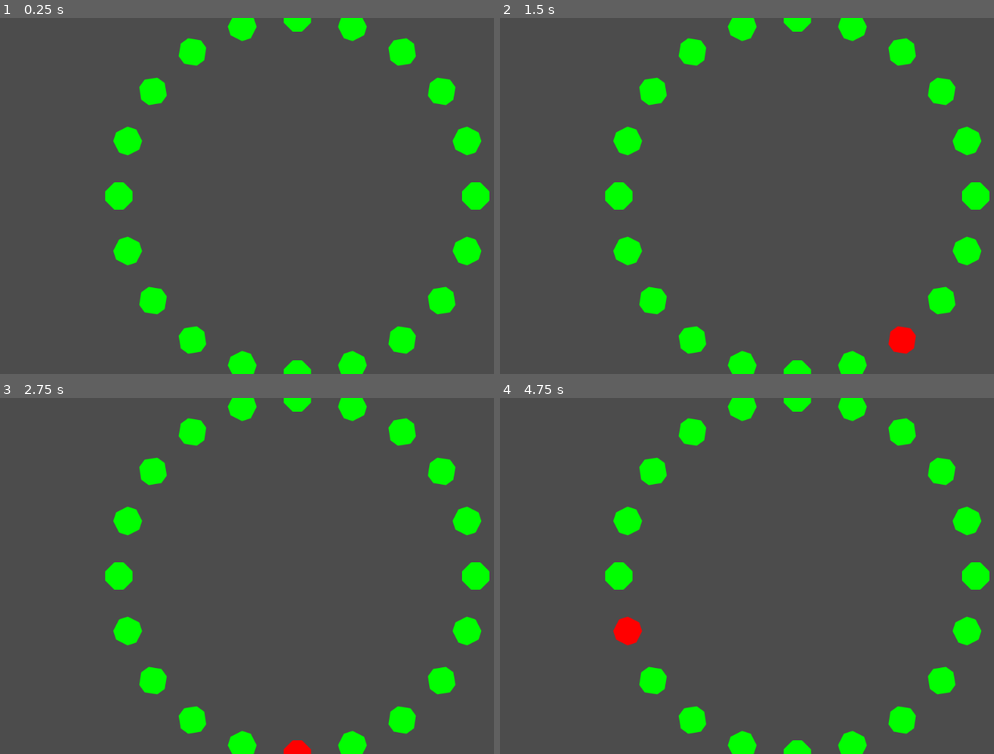
Above: before the commit, frames 1-4 (two rows, left to right).
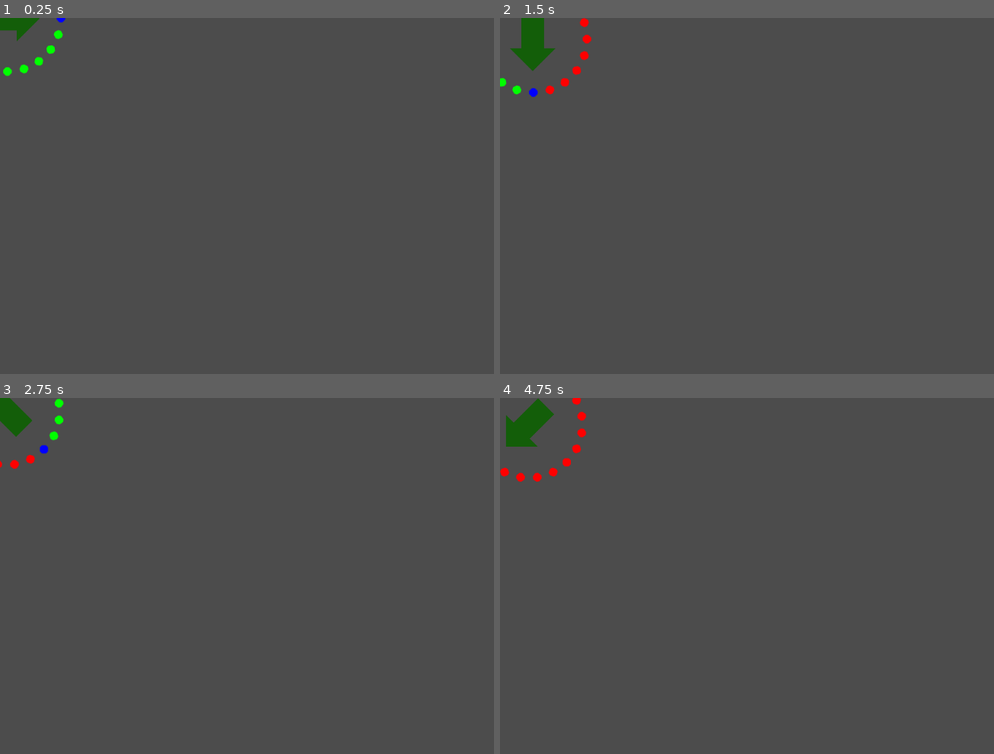
Above: after the commit, the same moments.

Repository: drunnells/buttonCommand
Game: Godot game, scene res://main.tscn
Same seed, same stepped clock (60 frames per second), same inputs: the game is played once before the commit and once after it.
Inputs:
- Up to frame 1 (0.25 s): no input
- Up to frame 2 (1.5 s): hold Space 0.53-1.28 s; tap Space at 1.35 s
- Up to frame 3 (2.75 s): tap Space at 1.52, 1.82 s; hold Space from 2.03 s (still down)
- Up to frame 4 (4.75 s): release Space at 2.78 s; tap Space at 2.85, 3.02, 3.32, 4.35, 4.52 s; hold Space 3.53-4.28 s

The runs differ from the first frame. In frame 1, 6.9% of the frame differs, in the area x 0-100%, y 0-100%; in frame 2, 7.4%; in frame 3, 7.1%; in frame 4, 7.5%.

Commit message:
Basic navigation and movement working!

Diff:
--- a/controlDots.gd
+++ b/controlDots.gd
@@ -1,26 +1,27 @@
 extends Node2D
 
-
-# Declare member variables here. Examples:
-# var a = 2
-# var b = "text"
 var numDots = 0
 var controlDotsArray = []
-var controlDotPropertiesArray = []
+var controlDotMode = "start"
 var dotOn = 0
+var dotAction = "off"
+var controlDotDict = {}
+var controlDotActionColors = {
+	"off": Color8(0,0,255),
+	"moveLeft": Color8(255,0,0),
+	"moveRight": Color8(0,255,0),
+}
 
 # Called when the node enters the scene tree for the first time.
 func _ready():
 	$controlDotTemplate.visible = false
+	controlDotDict = getControlDotDict()
 
+# Circle of dots that control the navigation of the main character sprite
 func initDots(inNumDots):
 	numDots = inNumDots
 	for dotOn in numDots:
 		controlDotsArray.push_back($controlDotTemplate.duplicate())
-		controlDotPropertiesArray.push_back({
-			"color" : Color8(0,255,0),
-			"action" : "move"
-		})
 		controlDotsArray[dotOn].visible = true
 		add_child(controlDotsArray[dotOn])
 		var rotateInc = 360/numDots
@@ -28,20 +29,32 @@
 		controlDotsArray[dotOn].rotation_degrees = rotateTo
 		setDotColor(dotOn,false)
 
+# Set the color of a dot in the navigation circle
 func setDotColor(inDotNum,isSelected):
-	var setToColor = controlDotPropertiesArray[inDotNum]["color"]
+	var setToColor = controlDotActionColors[ controlDotDict[controlDotMode][inDotNum] ]
 	if (isSelected):
 		setToColor = Color8(255,0,0)
 	controlDotsArray[inDotNum].get_node("offsetADot").get_node("aDot").color = setToColor
 
+# Called on a timer from the main scene to advance the dots circle
 func nextDot():
 	setDotColor(dotOn,false)
 	dotOn = dotOn + 1
 	if (dotOn >= numDots):
 		dotOn = 0
+	dotAction = controlDotDict[controlDotMode][dotOn]
 	setDotColor(dotOn,true)
-	print("DOT ON: " + String(dotOn))
 
 # Called every frame. 'delta' is the elapsed time since the previous frame.
-#func _process(delta):
-#	pass
+func _process(delta):
+	pass
+
+# Dictionary of player control dots for each mode
+func getControlDotDict():
+	var toReturn = {
+		"start": {
+			0: "off", 1: "moveRight", 2: "moveRight", 3: "moveRight", 4: "moveRight", 5: "moveRight", 6: "moveRight", 7: "moveRight", 8: "moveRight", 9: "moveRight",
+			10: "off", 11: "moveLeft", 12: "moveLeft", 13: "moveLeft", 14: "moveLeft", 15: "moveLeft", 16: "moveLeft", 17: "moveLeft", 18: "moveLeft", 19: "moveLeft",
+		}
+	}
+	return toReturn
--- a/main.gd
+++ b/main.gd
@@ -1,9 +1,15 @@
 extends Node2D
 
 var dotsTimer = Timer.new()
+var playerDirectionDeg = 0
+var controlDotsNode
+var playerNode
+var lastPlayerAction = "off"
 
 func _ready():
-	$controlDots.initDots(20)
+	playerNode = $playerSprite
+	controlDotsNode = playerNode.get_node("controlDots")
+	controlDotsNode.initDots(20)
 	startDotsTimer(0.5)
 
 func startDotsTimer(timerSecs):
@@ -13,14 +19,38 @@
 	dotsTimer.set_one_shot(false) # Make sure it loops
 	dotsTimer.start()
 
+func setPlayerDirection(inDeg):
+	playerDirectionDeg = inDeg
+	playerNode.setMoveDeg(playerDirectionDeg)
+
+func getDotOn():
+	return controlDotsNode.dotOn
+
+func getDotAction():
+	return controlDotsNode.dotAction
+
 func _on_Timer_timeout():
-	print("Next Dot")
-	$controlDots.nextDot()
+	controlDotsNode.nextDot()
 
 func _input(ev):
 	if Input.is_key_pressed(KEY_SPACE):
 		print("SPACE")
+		var curDotOn = getDotOn()
+		var curDotAction = getDotAction()
+		print("DOT ACTION: " + curDotAction)
+		setPlayerAction(curDotAction)
+
+func setPlayerAction(inAction):
+	match inAction:
+		"moveLeft":
+			setPlayerDirection(playerDirectionDeg - 45)
+		"moveRight":
+			setPlayerDirection(playerDirectionDeg + 45)
+		"off":
+			pass
+		_:
+			pass
 
 # Called every frame. 'delta' is the elapsed time since the previous frame.
-#func _process(delta):
-#	pass
+func _process(delta):
+	pass
--- a/main.tscn
+++ b/main.tscn
@@ -1,22 +1,33 @@
-[gd_scene load_steps=3 format=2]
+[gd_scene load_steps=4 format=2]
 
 [ext_resource path="res://controlDots.gd" type="Script" id=1]
 [ext_resource path="res://main.gd" type="Script" id=2]
+[ext_resource path="res://player.gd" type="Script" id=3]
 
 [node name="main" type="Node2D"]
 script = ExtResource( 2 )
 
-[node name="controlDots" type="Node2D" parent="."]
-position = Vector2( 500, 300 )
+[node name="playerSprite" type="KinematicBody2D" parent="."]
+script = ExtResource( 3 )
+
+[node name="controlDots" type="Node2D" parent="playerSprite"]
+position = Vector2( 1.14441e-05, 0.199997 )
+scale = Vector2( 0.3, 0.3 )
 script = ExtResource( 1 )
 
-[node name="controlDotTemplate" type="Node2D" parent="controlDots"]
+[node name="controlDotTemplate" type="Node2D" parent="playerSprite/controlDots"]
 
-[node name="offsetADot" type="Node2D" parent="controlDots/controlDotTemplate"]
+[node name="offsetADot" type="Node2D" parent="playerSprite/controlDots/controlDotTemplate"]
 position = Vector2( 300, 0 )
 scale = Vector2( 0.3, 0.3 )
 
-[node name="aDot" type="Polygon2D" parent="controlDots/controlDotTemplate/offsetADot"]
+[node name="aDot" type="Polygon2D" parent="playerSprite/controlDots/controlDotTemplate/offsetADot"]
 position = Vector2( -25, -75 )
 antialiased = true
 polygon = PoolVector2Array( 0, 0, 50, 0, 100, 50, 100, 100, 50, 150, 0, 150, -50, 100, -50, 50 )
+
+[node name="playerShape" type="Polygon2D" parent="playerSprite"]
+position = Vector2( -99.6, -37 )
+scale = Vector2( 0.3, 0.3 )
+color = Color( 0.0745098, 0.368627, 0.0352941, 1 )
+polygon = PoolVector2Array( 192, 64, 384, 64, 384, 0, 512, 128, 384, 256, 384, 192, 192, 192 )
--- /dev/null
+++ b/player.gd
@@ -0,0 +1,16 @@
+extends KinematicBody2D
+
+var speed = 50  # Speed of the sprite
+var moveToDeg = 0
+
+func setMoveDeg(inDeg):
+	moveToDeg = inDeg
+	set_rotation_degrees(inDeg)
+
+func move_forward(degrees):
+	var radians = deg2rad(degrees)  # Convert degrees to radians
+	var direction = Vector2(1, 0).rotated(radians)  # Get direction vector
+	move_and_slide(direction * speed)  # Move the sprite
+
+func _process(delta):
+	move_forward(moveToDeg)
